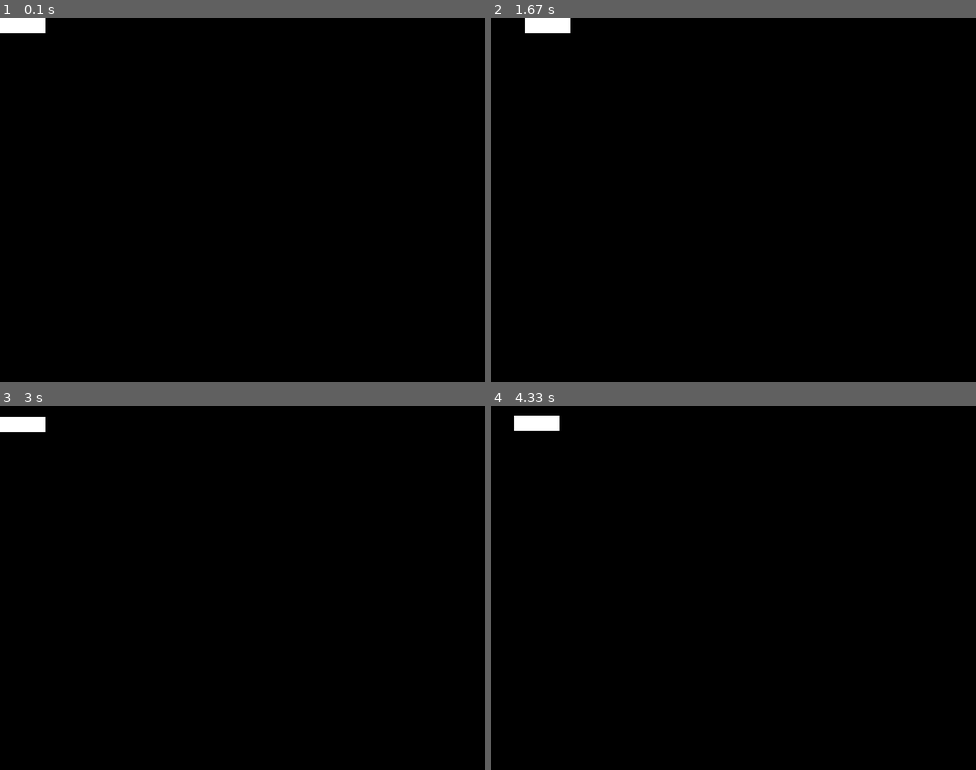
Above: before the commit, frames 1-4 (two rows, left to right).
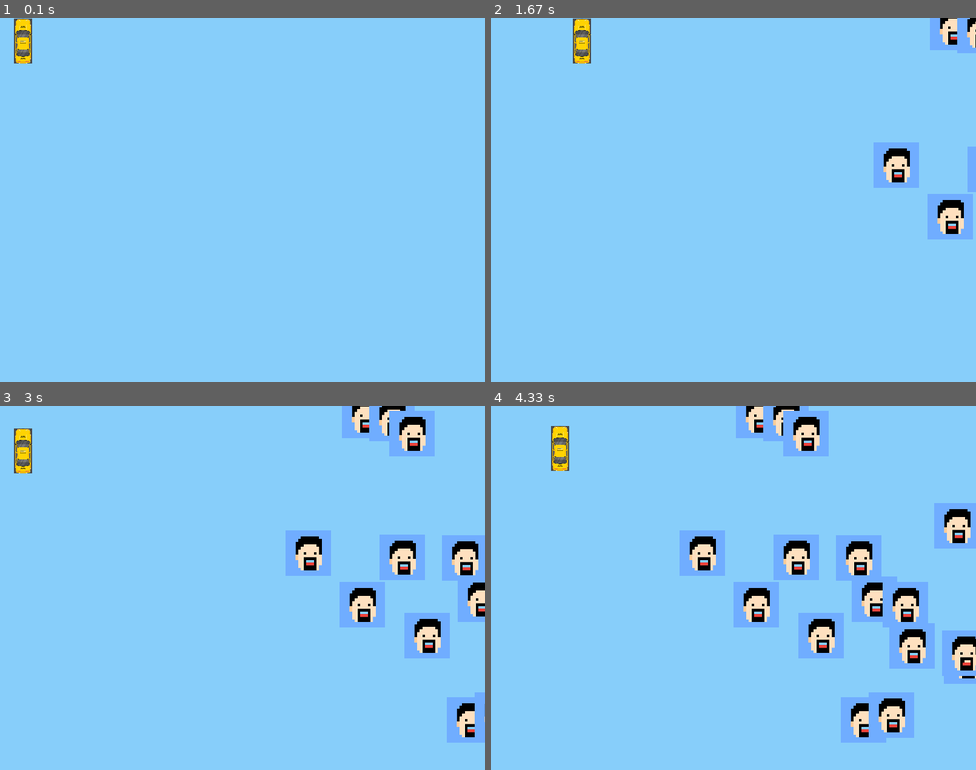
Above: after the commit, the same moments.

Repository: terlan98/Q-Learning-on-Taxi-Grid-Environment
Game: pygame game, started from GameGraphics.py
Same seed, same stepped clock (60 frames per second), same inputs: the game is played once before the commit and once after it.
Inputs:
- Up to frame 1 (0.1 s): no input
- Up to frame 2 (1.67 s): hold Right 0.33-0.8 s; hold Up 0.83-1.13 s; hold Right 1.17-1.63 s
- Up to frame 3 (3 s): hold Left 1.67-2.2 s; hold Down 2.23-2.53 s; hold Left 2.57-2.97 s
- Up to frame 4 (4.33 s): hold Up 3-3.37 s; hold Right 3.4-4.03 s; hold Down from 4.07 s (still down)

The runs differ from the first frame. In frame 1, 100% of the frame differs, in the area x 0-100%, y 0-100%; in frame 2, 99%; in frame 3, 98%; in frame 4, 97%.

Commit message:
Fixed screen bug

Diff:
--- a/GameGraphics.py
+++ b/GameGraphics.py
@@ -5,6 +5,7 @@
 # Import pygame.locals for easier access to key coordinates
 # Updated to conform to flake8 and black standards
 from pygame.locals import (
+    RLEACCEL,
     K_UP,
     K_DOWN,
     K_LEFT,
@@ -23,8 +24,9 @@
 class Player(pygame.sprite.Sprite):
     def __init__(self):
         super(Player, self).__init__()
-        self.surf = pygame.Surface((75, 25))
-        self.surf.fill((255, 255, 255))
+        self.surf = pygame.image.load("taxi_assets/taxiCar.png").convert()
+        self.surf = pygame.transform.scale(self.surf, (75, 75))
+        self.surf.set_colorkey((255, 255, 255), RLEACCEL)
         self.rect = self.surf.get_rect()
 
     # Move the sprite based on user keypresses
@@ -48,6 +50,31 @@
         if self.rect.bottom >= SCREEN_HEIGHT:
             self.rect.bottom = SCREEN_HEIGHT
 
+# Define the enemy object by extending pygame.sprite.Sprite
+# Instead of a surface, use an image for a better-looking sprite
+class Enemy(pygame.sprite.Sprite):
+    def __init__(self):
+        super(Enemy, self).__init__()
+        self.surf = pygame.image.load("taxi_assets\customer.png").convert()
+        self.surf = pygame.transform.scale(self.surf, (75, 75))
+
+        self.surf.set_colorkey((255, 255, 255), RLEACCEL)
+        # The starting position is randomly generated, as is the speed
+        self.rect = self.surf.get_rect(
+            center=(
+                random.randint(SCREEN_WIDTH + 20, SCREEN_WIDTH + 100),
+                random.randint(0, SCREEN_HEIGHT),
+            )
+        )
+        self.speed = 1
+
+    # Move the sprite based on speed
+    # Remove the sprite when it passes the left edge of the screen
+    def update(self):
+        self.rect.move_ip(-self.speed, 0)
+        if self.rect.right < 0:
+            self.kill()
+
 # Initialize pygame
 pygame.init()
 
@@ -55,8 +82,21 @@
 # The size is determined by the constant SCREEN_WIDTH and SCREEN_HEIGHT
 screen = pygame.display.set_mode((SCREEN_WIDTH, SCREEN_HEIGHT))
 
+# Create a custom event for adding a new enemy
+ADDENEMY = pygame.USEREVENT + 1
+pygame.time.set_timer(ADDENEMY, 250)
+
 # Instantiate player. Right now, this is just a rectangle.
 player = Player()
+
+# Create groups to hold enemy sprites and all sprites
+# - enemies is used for collision detection and position updates
+# - all_sprites is used for rendering
+enemies = pygame.sprite.Group()
+all_sprites = pygame.sprite.Group()
+all_sprites.add(player)
+
+clock = pygame.time.Clock()
 
 # Variable to keep the main loop running
 running = True
@@ -70,21 +110,39 @@
             # If the Esc key is pressed, then exit the main loop
             if event.key == K_ESCAPE:
                 running = False
+
         # Check for QUIT event. If QUIT, then set running to false.
         elif event.type == QUIT:
             running = False
 
+        # Add a new enemy?
+        elif event.type == ADDENEMY:
+            # Create the new enemy and add it to sprite groups
+            new_enemy = Enemy()
+            enemies.add(new_enemy)
+            all_sprites.add(new_enemy)
+
+
     # Get all the keys currently pressed
     pressed_keys = pygame.key.get_pressed()
 
-    # Update the player sprite based on user keypresses
+    # Update the player and enemies sprite based on user keypresses
     player.update(pressed_keys)
+    enemies.update()
 
     # Fill the screen with black
-    screen.fill((0, 0, 0))
+    screen.fill((135, 206, 250))
 
-    # Draw the player on the screen
-    screen.blit(player.surf, player.rect)
+    # Draw the player and enemies on the screen
+    for entity in all_sprites:
+        screen.blit(entity.surf, entity.rect)
+
+    # Check if any enemies have collided with the player
+    if pygame.sprite.spritecollideany(player, enemies):
+        # If so, then remove the player and stop the loop
+        player.kill()
+        running = False
 
     # Update the display
     pygame.display.flip()
+    clock.tick(200)
